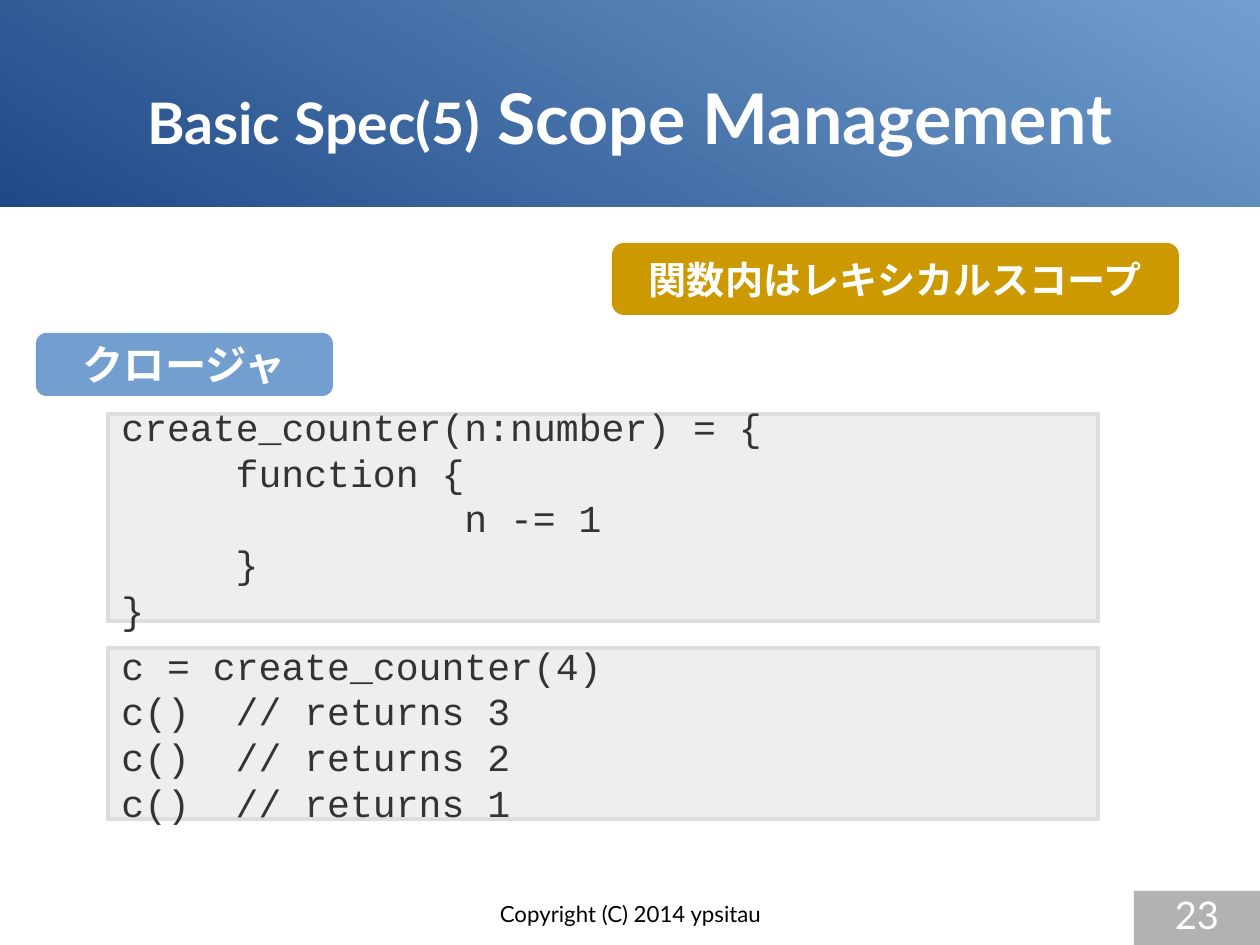
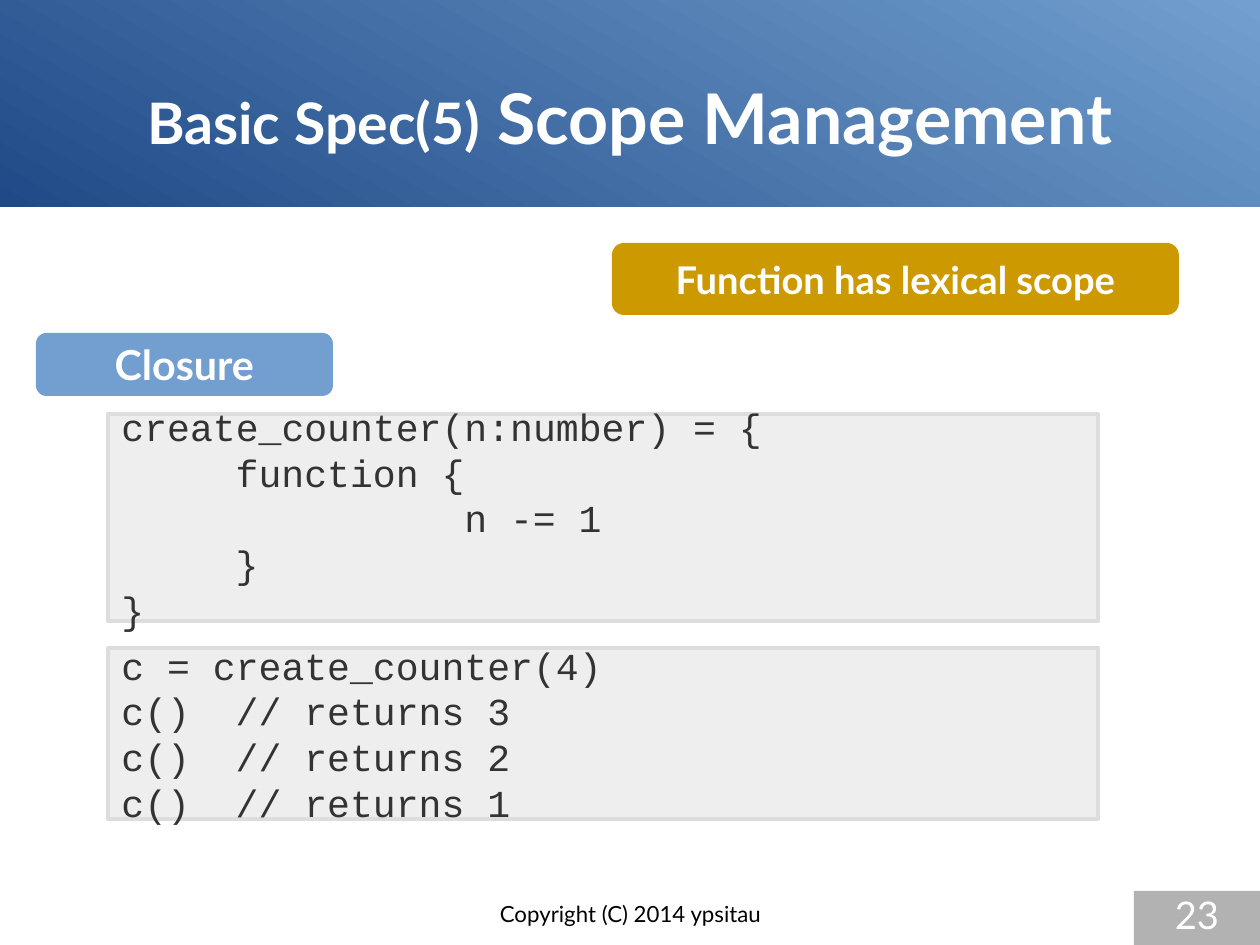
Before and after one commit to gura-lang/gura-doc, a slide deck: slide 23 of presentation/gura-introduction-e.odp. Drawn at 1260x945 pixels with LibreOffice and Linux fonts; fonts in the diff are those of the drawing. Boxes give left, top, right and bottom in pixels: in the first picture for what was removed or moved away, otherwise in the second. Text is boxed around its words. In the diff, an @@ line names an element or a change of style, - is before the commit and + after.

```diff
--- a/presentation/gura-introduction-e.odp
+++ b/presentation/gura-introduction-e.odp
@@ text in rounded rectangle at bbox=[676, 265, 1115, 301]: text changed; font Courier New to Lato @@
-関数内はレキシカルスコープ
+Function has lexical scope
@@ text in rounded rectangle at bbox=[115, 349, 254, 381]: text changed @@
-クロージャ
+Closure
```
Also in this commit, not shown: 26 other slides changed, 4 slides added, 4 slides removed.
